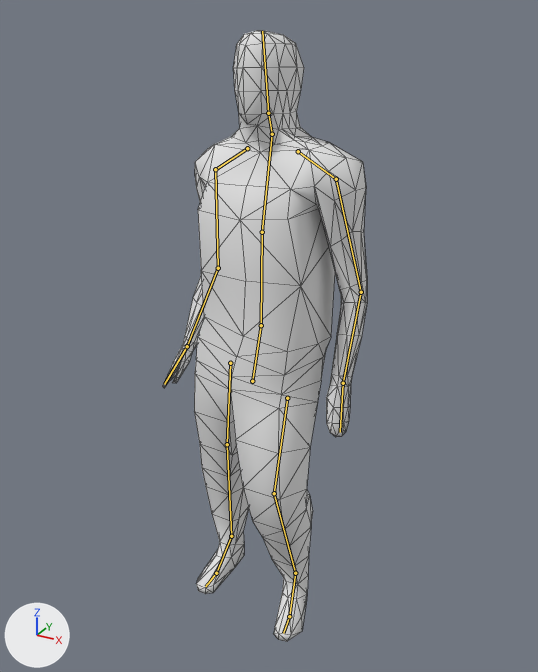
Renders of the Blender file Atmosphere Horror Game/Assets/Models/Blender Files/man.blend from each side of a commit.
Both versions are drawn from a camera (50 mm lens) standing at (2.04, -3.51, 3.66) and looking at (0.05, 0.12, 1.85). The lights are fixed; the arrows at lower left show +X, +Y and +Z. Both versions are drawn at frame 1 of the action 'Idle'; the numbers are the values there. The bones that bend it are drawn over the model as lines. Mesh edges are drawn as thin lines.
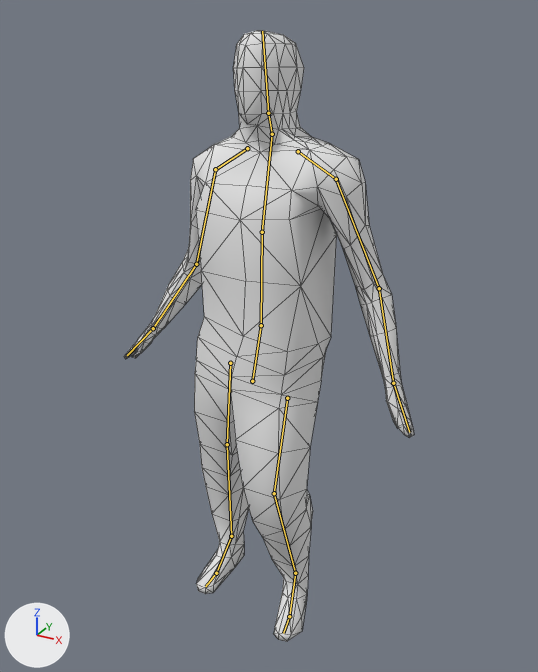
Location of each change, [x1, y1, x2, y2] in pixels of the pictures (538 x 672 px):
'Cube', posed (41% wider)
    before: [162, 30, 367, 642]
    after: [124, 30, 414, 642]

The change in detail:
Bone 'Arm.IK.Left' (bone_arm_ik_left) moves from (-0.29, -0.03, -0.06) to (0.0, 0.0, 0.0).
Bone 'Arm.IK.Right' (bone_arm_ik_right) moves from (0.29, -0.03, -0.06) to (0.0, 0.0, 0.0).
